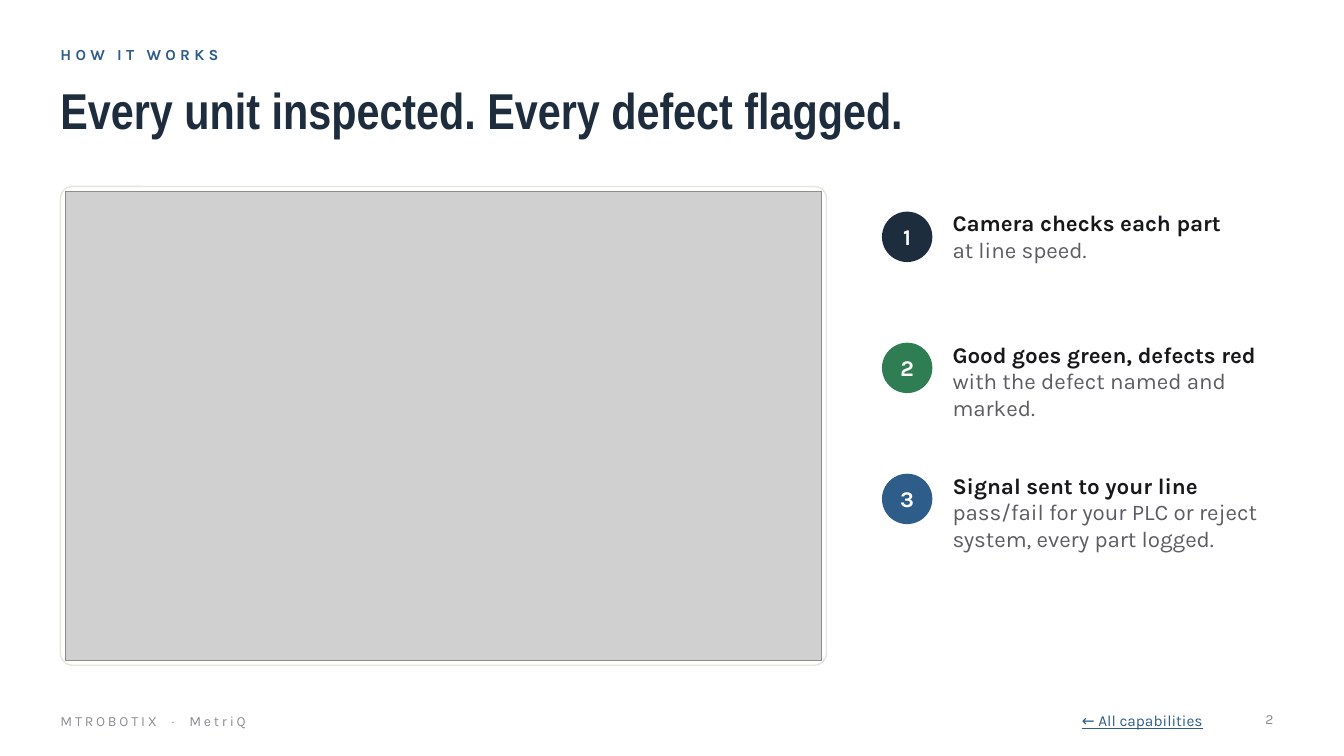
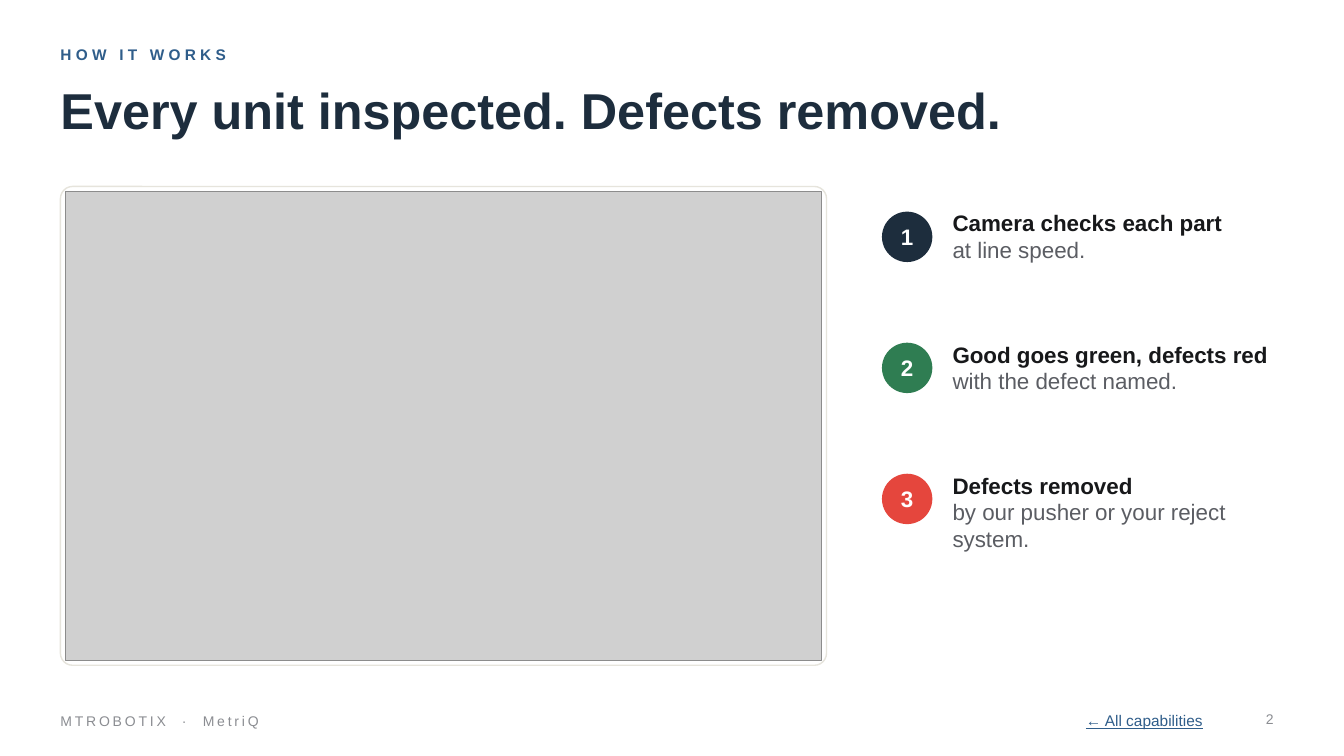
Before and after one commit to MTRobotix/MTR-SOP, a slide deck: slide 2 of content/general/attachments/metriq-pitch-deck.pptx. Drawn at 1344x756 pixels with LibreOffice and Linux fonts; fonts in the diff are those of the drawing; grey boxes stand for pictures. Boxes give left, top, right and bottom in pixels: in the first picture for what was removed or moved away, otherwise in the second. Text is boxed around its words. In the diff, an @@ line names an element or a change of style, - is before the commit and + after.

```diff
--- a/content/general/attachments/metriq-pitch-deck.pptx
+++ b/content/general/attachments/metriq-pitch-deck.pptx
@@ title at (60,92,1001,138): text changed; font Arial Narrow to Arial @@
-Every unit inspected. Every defect flagged.
+Every unit inspected. Defects removed.
@@ text at (953,346,1268,368): font Karla to Arial in "Good goes green, defects red" @@
@@ text at (953,373,1177,389): text changed; font Karla to Arial @@
-with the defect named and marked.
+with the defect named.
@@ ellipse at (882,474,933,524): fill #2F5D8A to #E5463D @@
@@ text at (953,477,1226,552): text changed; font Karla to Arial @@
-Signal sent to your line
-pass/fail for your PLC or reject system, every part logged.
+Defects removed
+by our pusher or your reject system.
@@ font Karla to Arial in 6 elements at (60,49,226,60), (901,229,913,245), (953,214,1222,263), (901,491,913,508), (1105,715,1202,729), (60,716,259,729) @@
```
Also in this commit, not shown: 12 other slides changed, 1 slide added, 1 slide removed, 4 other files.
